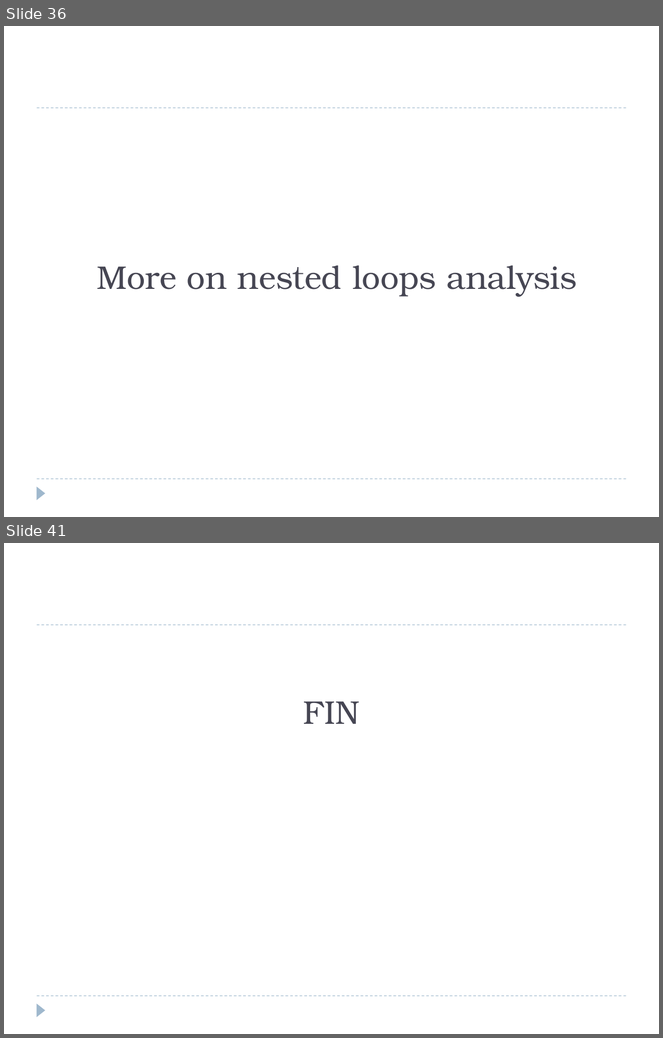
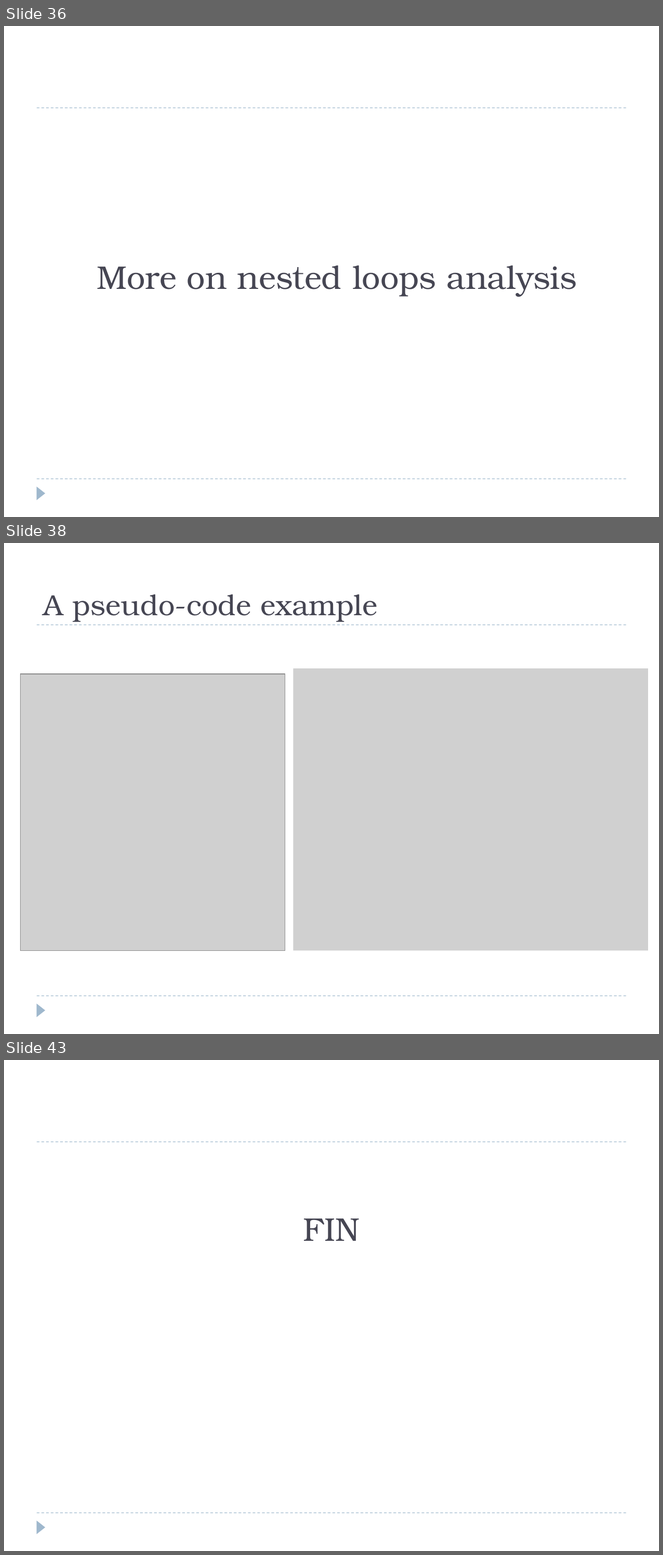
Before and after one commit to eldridgejm/dsc40b-2021-wi-public, a slide deck: published/lectures/02-time_complexity-pt_I/slides-wang.pptx. Shown one above the other, each under a label of ours: slides 36 and 41 before the commit, slides 36, 38 and 43 after it; the slides between them are not shown. The pictures are 663x1038 and 663x1555 pixels, drawn with LibreOffice and Linux fonts; fonts in the diff are those of the drawing; grey boxes stand for pictures. Boxes give left, top, right and bottom in pixels: in the first picture for what was removed or moved away, otherwise in the second. Text is boxed around its words. In the diff, an @@ line names an element or a change of style, - is before the commit and + after.

```diff
--- a/published/lectures/02-time_complexity-pt_I/slides-wang.pptx
+++ b/published/lectures/02-time_complexity-pt_I/slides-wang.pptx
@@ slide 38 added at bbox=[4, 543, 659, 1034], background #FFFFFF; not listed: 3 template elements that a slide beside it also shows @@
@@ title added at bbox=[44, 594, 377, 622], 32 pt, text #464653 @@
+A pseudo-code example
@@ picture added at bbox=[21, 674, 285, 951] @@
@@ picture added at bbox=[294, 669, 649, 951] @@
@@ picture added at bbox=[87, 750, 124, 772] @@
@@ what was slide 41 is now slide 43 @@
```
Also in this commit, not shown: 4 slides changed, 1 other slide added, 5 other files.
